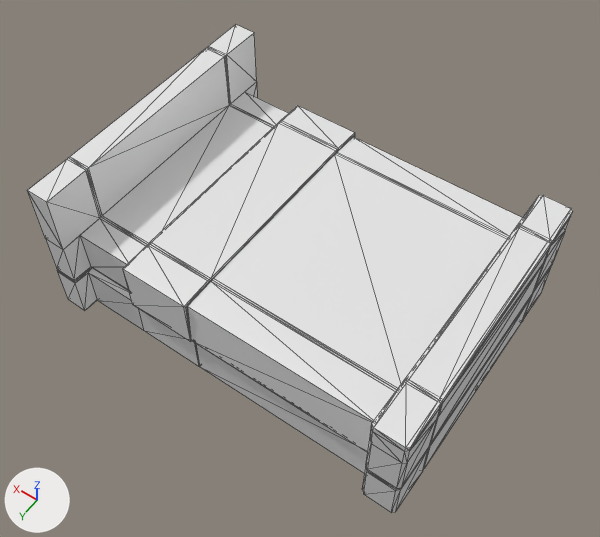
A saved change to the glTF model ressources/meshes/binary/bed_big.glb.
One viewpoint serves both versions: a 50 mm lens placed at (-1.38, 2.13, 3.2), pointed at (0.07, 0.1, 0.01). Every picture has the same lights, and +X, +Y and +Z are marked at lower left. Mesh edges are drawn as thin lines.

Objects in the first picture: 'LIT_var2'.
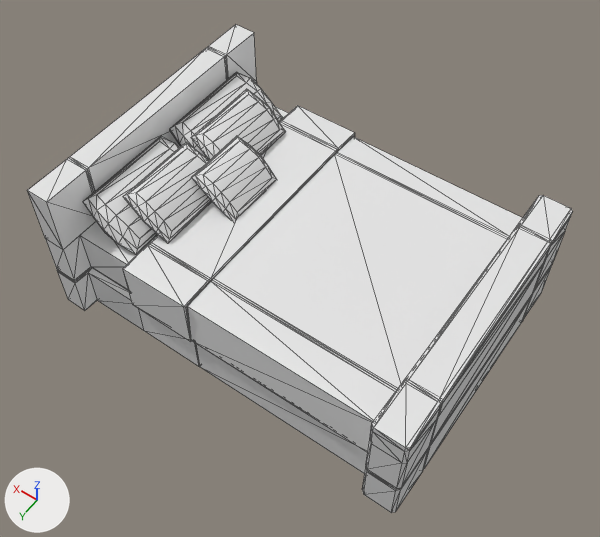
The newer file is also turned or shifted as a whole; pictures and numbers use the older file's frame.

Changed parts and their boxes (x1, y1, x2, y2) in the pictures (600 x 537 px):
```json
{"object": "Cube.004", "change": "added", "after": [123, 142, 212, 243]}
{"object": "Cube.001", "change": "added", "after": [83, 136, 179, 254]}
{"object": "Cube.006", "change": "added", "after": [192, 136, 277, 221]}
{"object": "Cube.005", "change": "added", "after": [191, 89, 286, 160]}
{"object": "Cube.002", "change": "added", "after": [170, 72, 283, 160]}
```

Edits to the scene script, one JSON object a line:
```json
{"op": "add", "block": "mat_material_010", "code": ["mat_material_010 = bpy.data.materials.new('Material.010')", "# nodes: BsdfPrincipled, Mix, OutputMaterial, VertexColor", "# colours: white #e7e7e7"]}
{"op": "add", "block": "mat_material_009", "code": ["mat_material_009 = bpy.data.materials.new('Material.009')", "# nodes: BsdfPrincipled, Mix, OutputMaterial, VertexColor", "# colours: white #e7e7e7"]}
{"op": "add", "block": "mat_material_008", "code": ["mat_material_008 = bpy.data.materials.new('Material.008')", "# nodes: BsdfPrincipled, Mix, OutputMaterial, VertexColor", "# colours: white #e7e7e7"]}
{"op": "add", "block": "mat_material_006", "code": ["mat_material_006 = bpy.data.materials.new('Material.006')", "# nodes: BsdfPrincipled, Mix, OutputMaterial, VertexColor", "# colours: white #e7e7e7"]}
{"op": "add", "block": "mat_material_007", "code": ["mat_material_007 = bpy.data.materials.new('Material.007')", "# nodes: BsdfPrincipled, Mix, OutputMaterial, VertexColor", "# colours: white #e7e7e7"]}
{"op": "add", "block": "me_cube_010", "code": ["me_cube_010 = bpy.data.meshes.new('Cube.010')", "me_cube_010.from_pydata(...)  # 50 vertices, 96 faces; spans x -0.121..0.13, y -0.186..0.189, z -0.1..0.095", "me_cube_010.materials.append(mat_material_010)"]}
{"op": "add", "block": "me_cube_009", "code": ["me_cube_009 = bpy.data.meshes.new('Cube.009')", "me_cube_009.from_pydata(...)  # 50 vertices, 96 faces; spans x -0.122..0.131, y -0.239..0.243, z -0.099..0.094", "me_cube_009.materials.append(mat_material_009)"]}
{"op": "add", "block": "me_cube_008", "code": ["me_cube_008 = bpy.data.meshes.new('Cube.008')", "me_cube_008.from_pydata(...)  # 50 vertices, 96 faces; spans x -0.122..0.131, y -0.239..0.243, z -0.099..0.094", "me_cube_008.materials.append(mat_material_008)"]}
{"op": "add", "block": "me_cube_006", "code": ["me_cube_006 = bpy.data.meshes.new('Cube.006')", "me_cube_006.from_pydata(...)  # 50 vertices, 96 faces; spans x -0.16..0.153, y -0.3..0.301, z -0.108..0.118", "me_cube_006.materials.append(mat_material_006)"]}
{"op": "add", "block": "me_cube_007", "code": ["me_cube_007 = bpy.data.meshes.new('Cube.007')", "me_cube_007.from_pydata(...)  # 50 vertices, 96 faces; spans x -0.16..0.153, y -0.3..0.301, z -0.108..0.118", "me_cube_007.materials.append(mat_material_007)"]}
{"op": "add", "block": "ob_cube_006", "code": ["ob_cube_006 = bpy.data.objects.new('Cube.006', me_cube_010)", "ob_cube_006.location = (0.522, 0.001, 0.284)"]}
{"op": "add", "block": "ob_cube_005", "code": ["ob_cube_005 = bpy.data.objects.new('Cube.005', me_cube_009)", "ob_cube_005.location = (0.686, -0.244, 0.299)"]}
{"op": "add", "block": "ob_cube_004", "code": ["ob_cube_004 = bpy.data.objects.new('Cube.004', me_cube_008)", "ob_cube_004.location = (0.686, 0.241, 0.299)"]}
{"op": "add", "block": "ob_cube_002", "code": ["ob_cube_002 = bpy.data.objects.new('Cube.002', me_cube_006)", "ob_cube_002.location = (0.824, -0.302, 0.261)"]}
{"op": "add", "block": "ob_cube_001", "code": ["ob_cube_001 = bpy.data.objects.new('Cube.001', me_cube_007)", "ob_cube_001.location = (0.824, 0.308, 0.261)"]}
```
